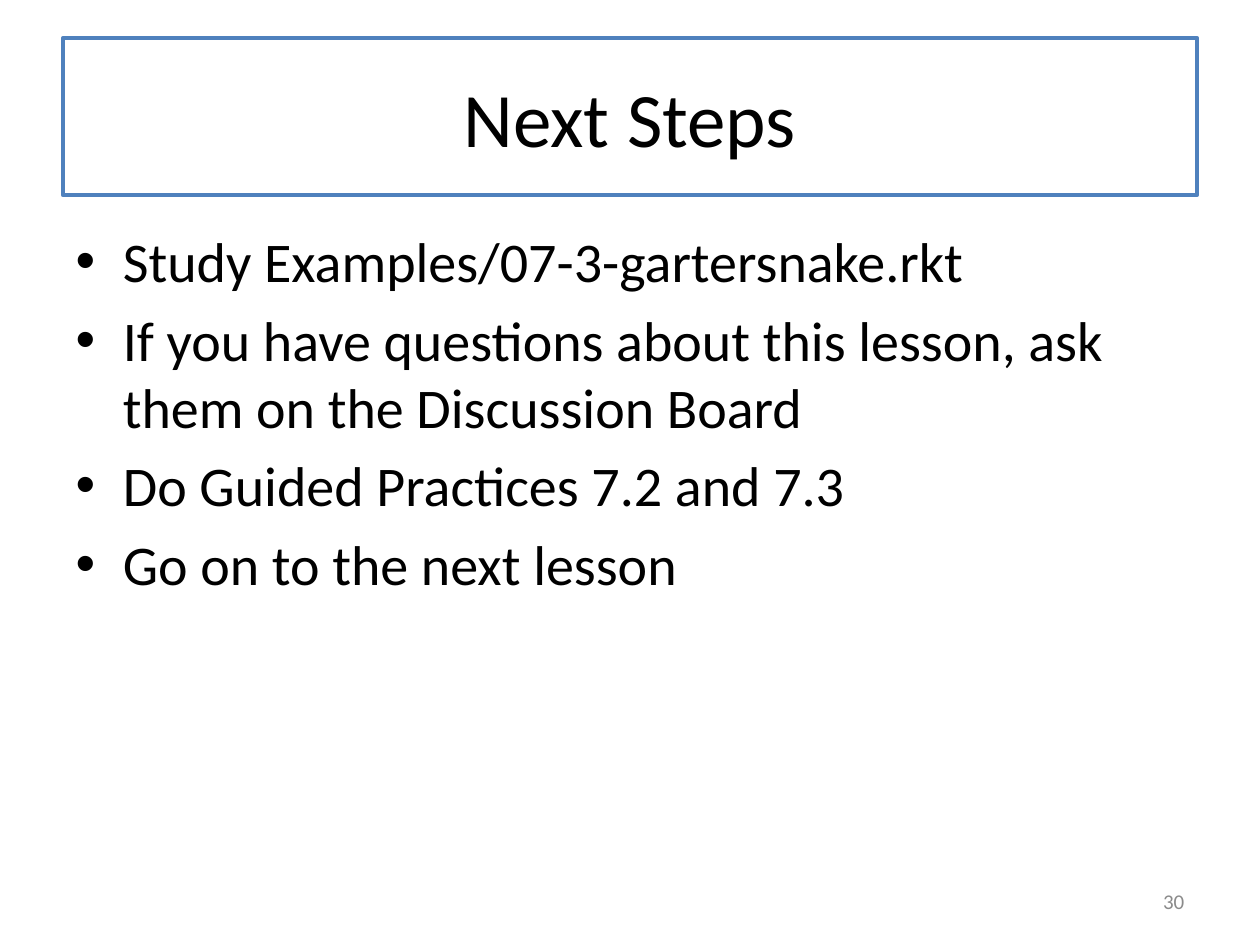
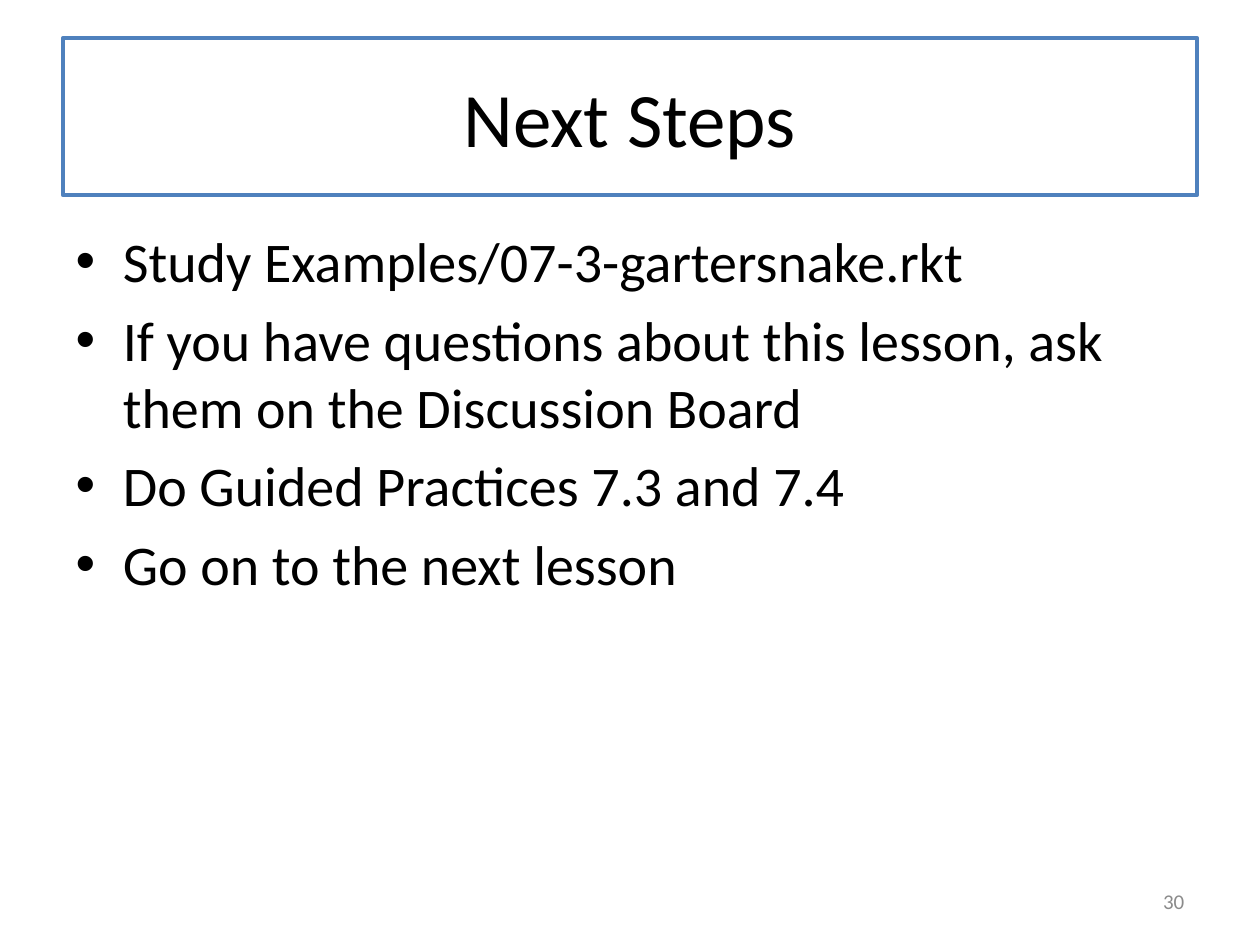
Before and after one commit to mwand/cs5010f17, a slide deck: slide 30 of Slides/Lesson 7.4 Case Study-- Undefined Variables.pptx. Drawn at 1260x945 pixels with LibreOffice and Linux fonts; fonts in the diff are those of the drawing. Boxes give left, top, right and bottom in pixels: in the first picture for what was removed or moved away, otherwise in the second. Text is boxed around its words. In the diff, an @@ line names an element or a change of style, - is before the commit and + after.

```diff
--- a/Slides/Lesson 7.4 Case Study-- Undefined Variables.pptx
+++ b/Slides/Lesson 7.4 Case Study-- Undefined Variables.pptx
@@ text at (123, 467, 844, 507): text changed @@
-• Do Guided Practices 7.2 and 7.3
+• Do Guided Practices 7.3 and 7.4
```
Also in this commit, not shown: 14 other files.
